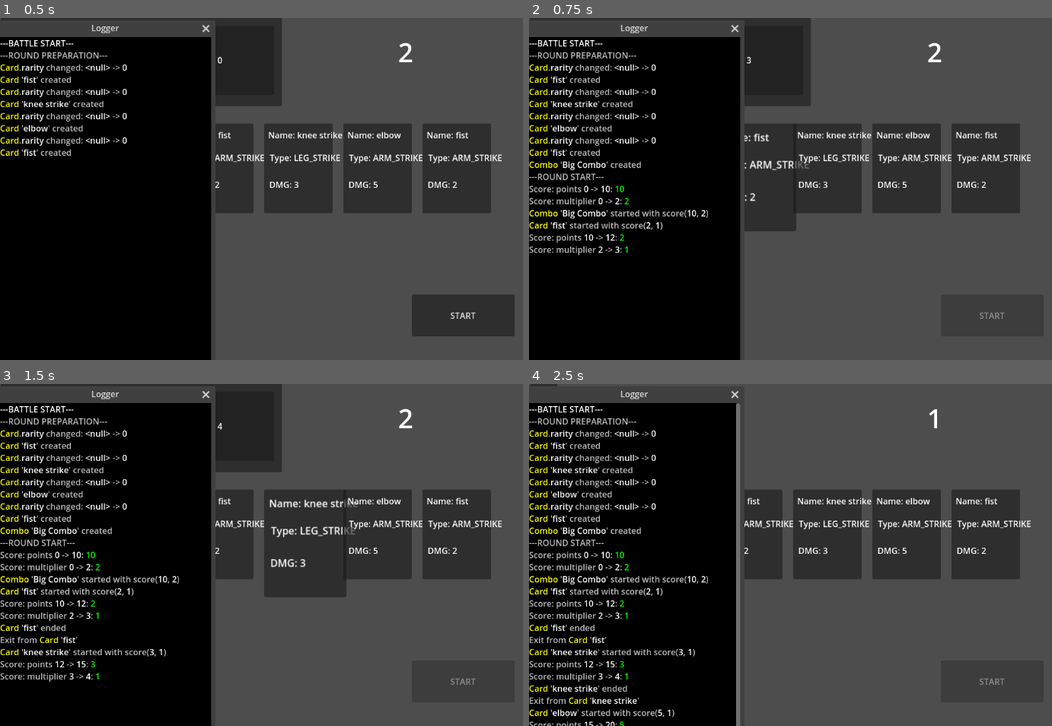
Above: before the commit, frames 1-4 (two rows, left to right).
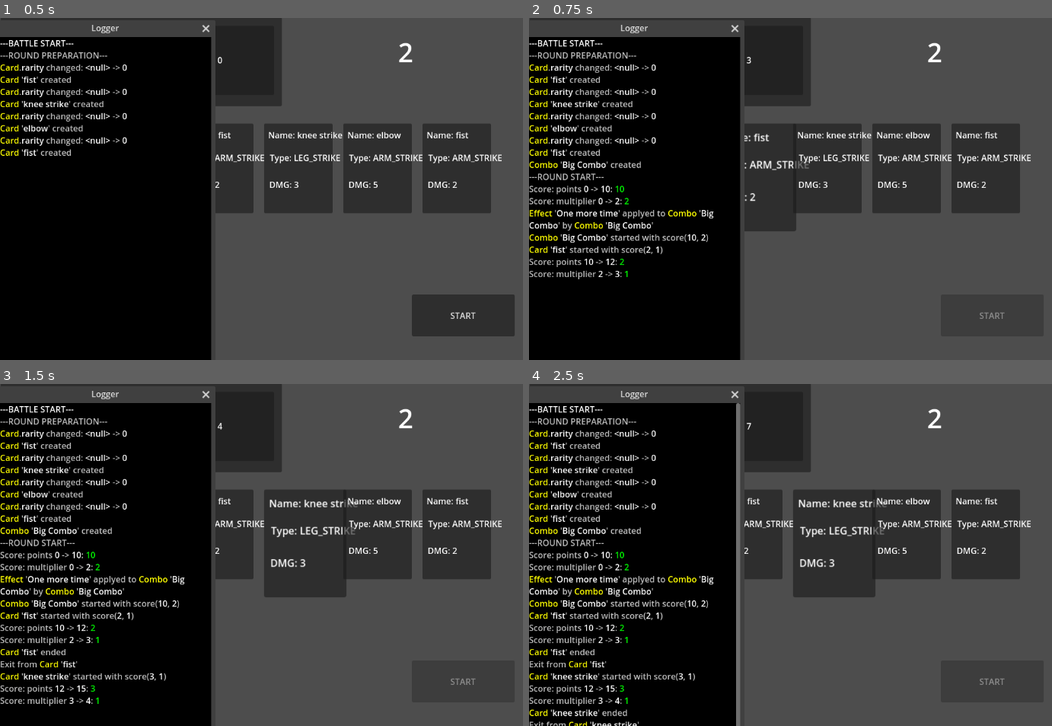
Above: after the commit, the same moments.

Repository: C0ldSt33l/Fighting-Card-Game
Game: Godot game, scene res://test_scene.tscn
Two runs of this game, one before a commit and one after it. Both use one fixed random seed, a clock stepped at 60 frames per second and the inputs below.
Inputs:
- Up to frame 1 (0.5 s): no input
- Up to frame 2 (0.75 s): click "START" at 0.5 s
- Up to frame 3 (1.5 s): tap Enter (ui_accept) at 1.25 s
- Up to frame 4 (2.5 s): tap Enter (ui_accept) at 1.52, 2, 2.27 s

Frame 1 is identical in both runs. In frame 2, 1.9% of the frame differs, in the area x 0-36%, y 56-77%; in frame 3, 3.1%; in frame 4, 9.3%, in the area x 0-79%, y 0-100%.

Commit message:
implement `One more time` effect, fix combo constructor and fix round score display

Diff:
--- a/combo/combo.gd
+++ b/combo/combo.gd
@@ -35,7 +35,7 @@
 	for p in props:
 		self[p] = props[p]
 	self.cards = cards
-	effect.bind_to(self)
+	self.bind_effect(effect)
 		# BUG: will cause error if target is not set
 
 	Events.obj_created.emit(self)
@@ -64,6 +64,7 @@
 
 
 func bind_effect(e: Effect) -> void:
+	e.bind_to(self)
 	self.effects.append(e)
 
 
--- a/counter/counter.gd
+++ b/counter/counter.gd
@@ -64,8 +64,9 @@
 
 
 func show_score_panel() -> void:
+	self.round_score_panel.hide()
+	self.round_score_label.hide()
 	self.score_panel.show()
-	self.round_score_panel.hide()
 
 
 func hide_score_panel() -> void:
--- a/global/effects.gd
+++ b/global/effects.gd
@@ -68,6 +68,6 @@
 	c.multiplier += mult
 
 
-static func combo_play_again(c: Combo, times: int) -> void:
+static func combo_play_again(c: Combo) -> void:
 	Game.battle.combo_cursor.move_back()
 	Game.battle.card_cursor.set_index(c.start_card.index)
